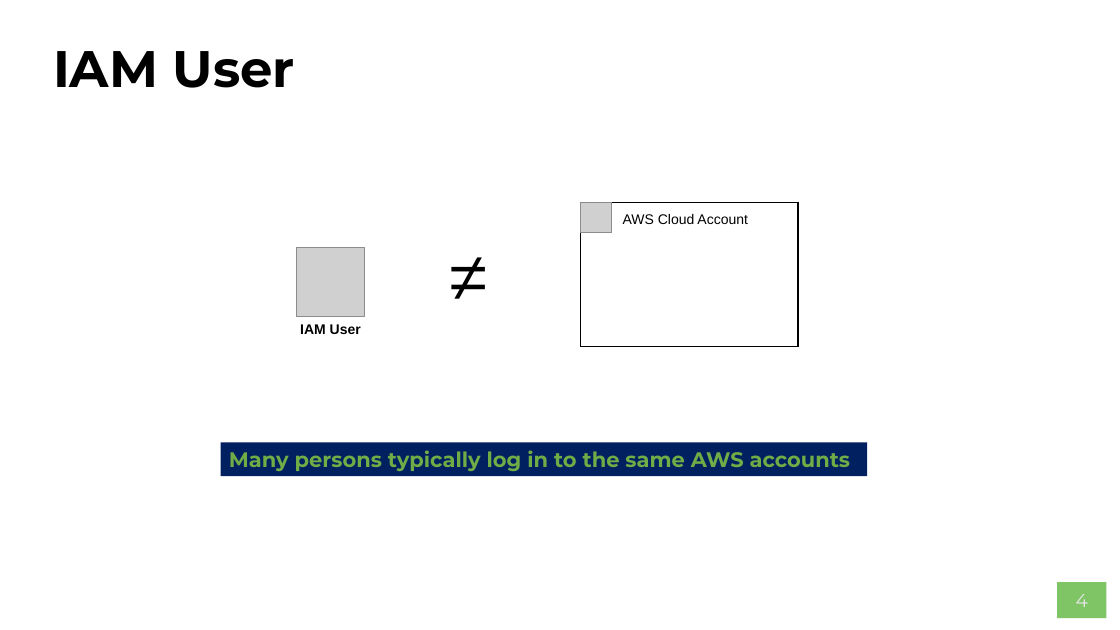
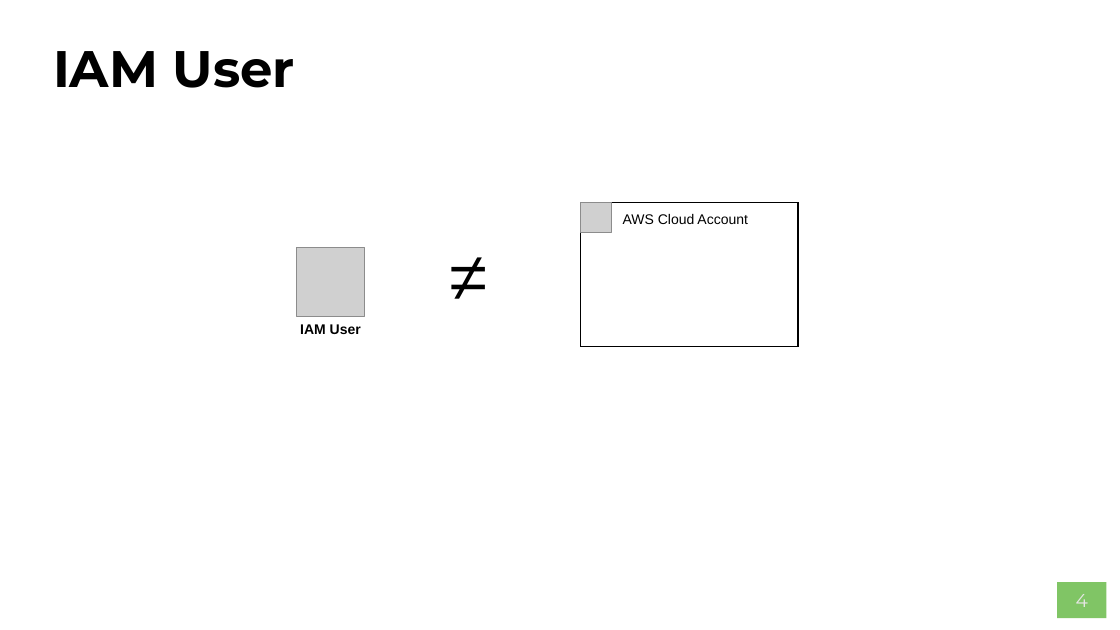
Before and after one commit to AWS-Competence-Group/sessions, a slide deck: slide 4 of 02-identity-and-access-management/02-identity-and-access-management.pptx. Drawn at 1120x630 pixels with LibreOffice and Linux fonts; fonts in the diff are those of the drawing; grey boxes stand for pictures; background and template pictures are left out. Boxes give left, top, right and bottom in pixels: in the first picture for what was removed or moved away, otherwise in the second. Text is boxed around its words. In the diff, an @@ line names an element or a change of style, - is before the commit and + after.

```diff
--- a/02-identity-and-access-management/02-identity-and-access-management.pptx
+++ b/02-identity-and-access-management/02-identity-and-access-management.pptx
@@ rectangle removed at bbox=[221, 443, 868, 476] @@
-Many persons typically log in to the same AWS accounts
```
Also in this commit, not shown: 1 other slide changed, 1 slide added.
